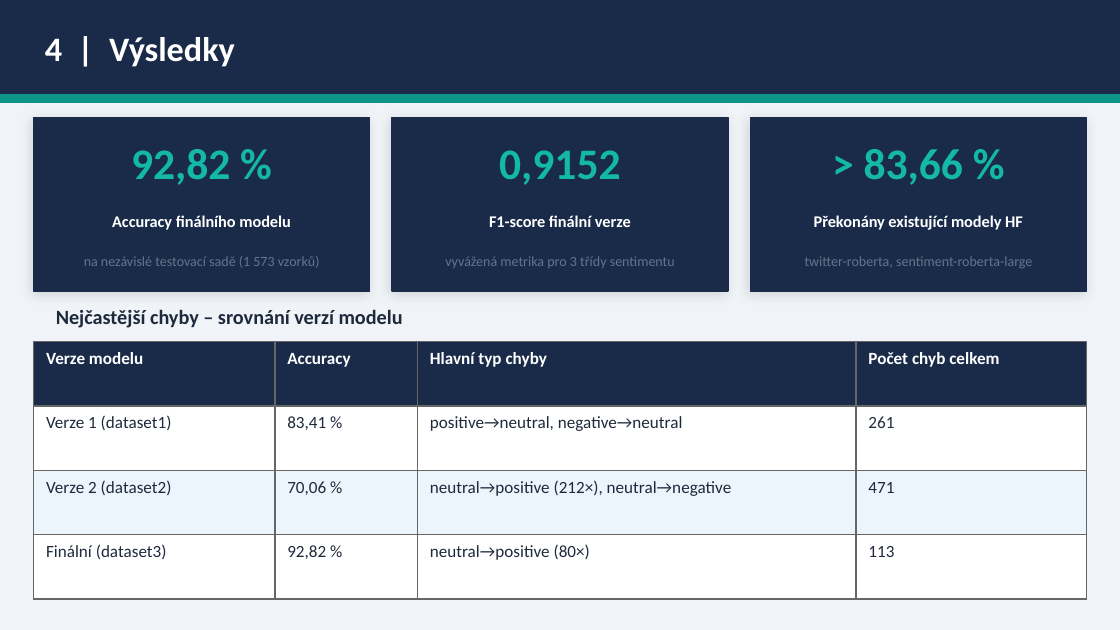
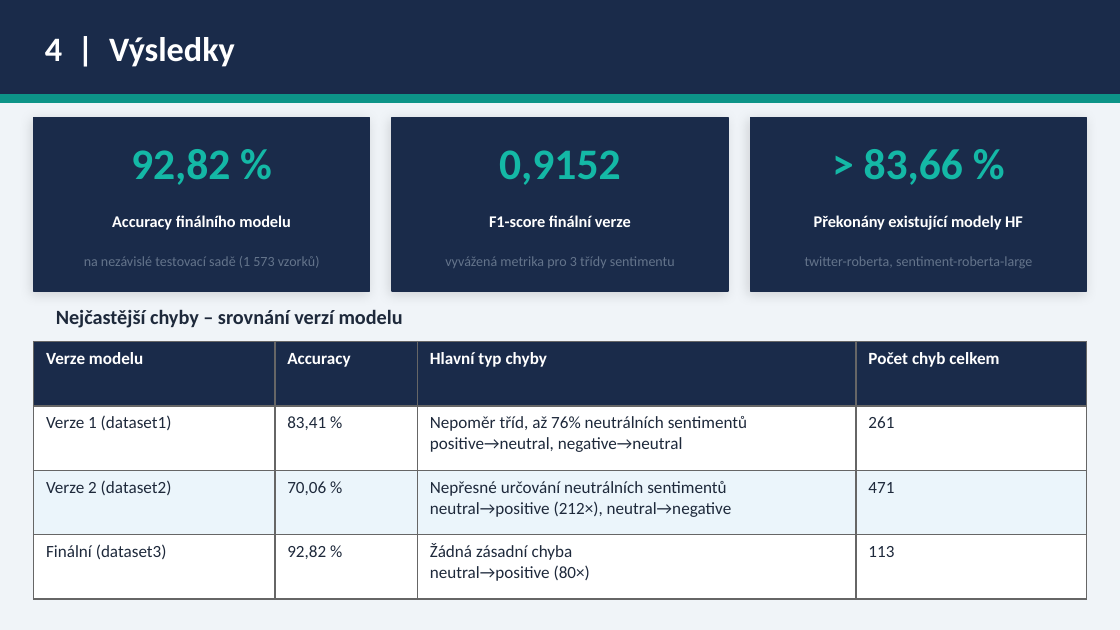
Before and after one commit to vojmahdal/exam, a slide deck: slide 5 of obhajoba_prezentace.pptx. Drawn at 1120x630 pixels with LibreOffice and Linux fonts; fonts in the diff are those of the drawing. Boxes give left, top, right and bottom in pixels: in the first picture for what was removed or moved away, otherwise in the second. Text is boxed around its words. In the diff, an @@ line names an element or a change of style, - is before the commit and + after.

```diff
--- a/obhajoba_prezentace.pptx
+++ b/obhajoba_prezentace.pptx
@@ table at bbox=[34, 342, 1086, 599] @@
-row 2, column 3: positive→neutral, negative→neutral
+row 2, column 3: Nepoměr tříd, až 76% neutrálních sentimentů / positive→neutral, negative→neutral
-row 3, column 3: neutral→positive (212×), neutral→negative
+row 3, column 3: Nepřesné určování neutrálních sentimentů / neutral→positive (212×), neutral→negative
-row 4, column 3: neutral→positive (80×)
+row 4, column 3: Žádná zásadní chyba / neutral→positive (80×)
```
Also in this commit, not shown: 4 other slides changed.
